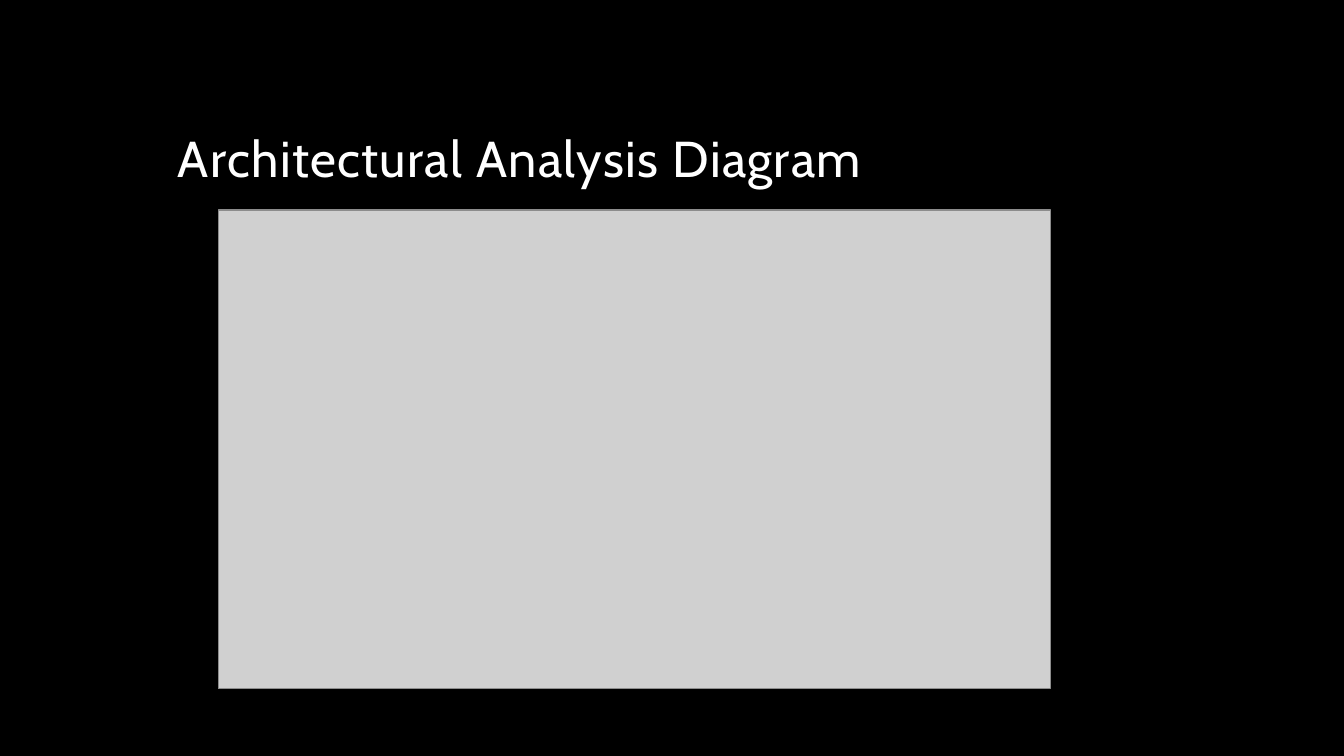
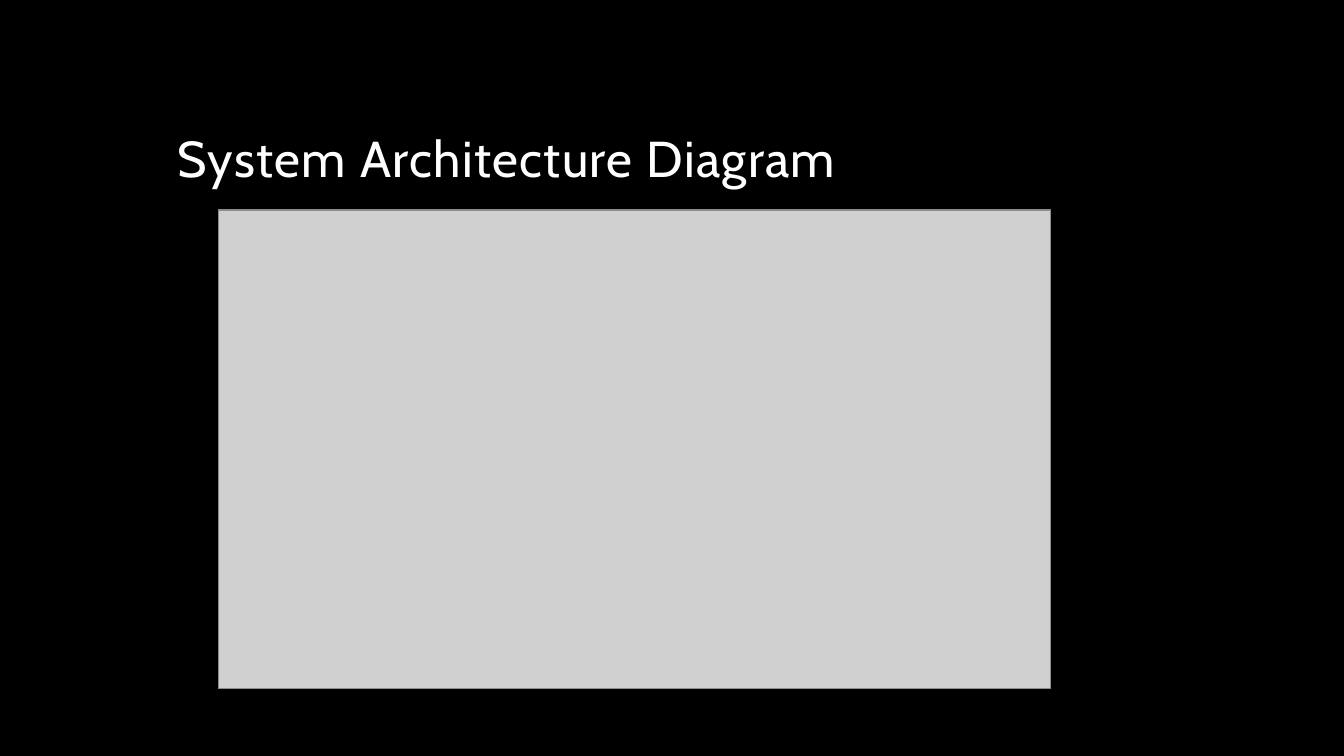
Before and after one commit to SamTulu/Hotel-Guest-Management-System, a slide deck: slide 7 of Documentations/Hotel Guest Management System.pptx. Drawn at 1344x756 pixels with LibreOffice and Linux fonts; fonts in the diff are those of the drawing; grey boxes stand for pictures; background and template pictures are left out. Boxes give left, top, right and bottom in pixels: in the first picture for what was removed or moved away, otherwise in the second. Text is boxed around its words. In the diff, an @@ line names an element or a change of style, - is before the commit and + after.

Commit message:
powerpoint presentation added

```diff
--- a/Documentations/Hotel Guest Management System.pptx
+++ b/Documentations/Hotel Guest Management System.pptx
@@ title at (178,139,836,188): text changed @@
-Architectural Analysis Diagram
+System Architecture Diagram
```
Also in this commit, not shown: 2 other slides changed, 1 slide added.
